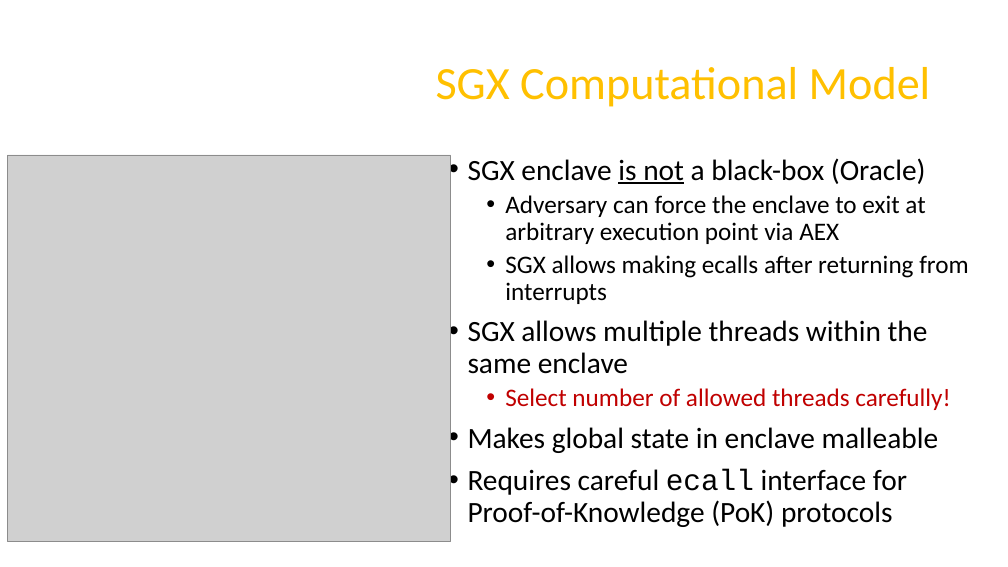
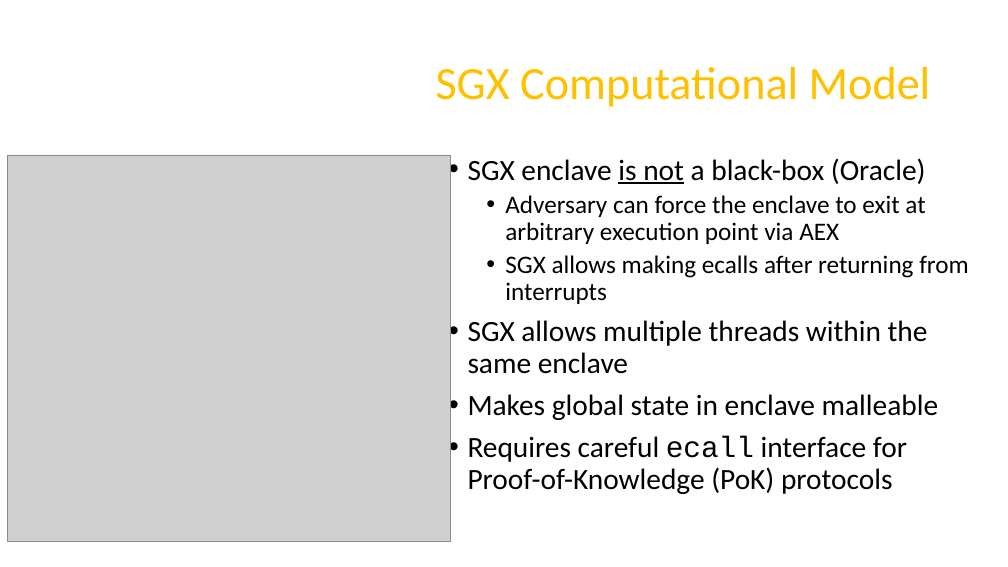
Before and after one commit to axelexic/sgx_remote_attestation_bh_17, a slide deck: slide 6 of presentation/us-17-Swami-SGX-Remote-Attestation-Is-Not-Sufficient.pptx. Drawn at 1008x567 pixels with LibreOffice and Linux fonts; fonts in the diff are those of the drawing; grey boxes stand for pictures; background and template pictures are left out. Boxes give left, top, right and bottom in pixels: in the first picture for what was removed or moved away, otherwise in the second. Text is boxed around its words. In the diff, an @@ line names an element or a change of style, - is before the commit and + after.

```diff
--- a/presentation/us-17-Swami-SGX-Remote-Attestation-Is-Not-Sufficient.pptx
+++ b/presentation/us-17-Swami-SGX-Remote-Attestation-Is-Not-Sufficient.pptx
@@ text at [505,388,950,410]: paragraph removed @@
-  • Select number of allowed threads carefully!
```
Also in this commit, not shown: 6 other slides changed, 3 slides added, 1 slide removed, 3 other files.
